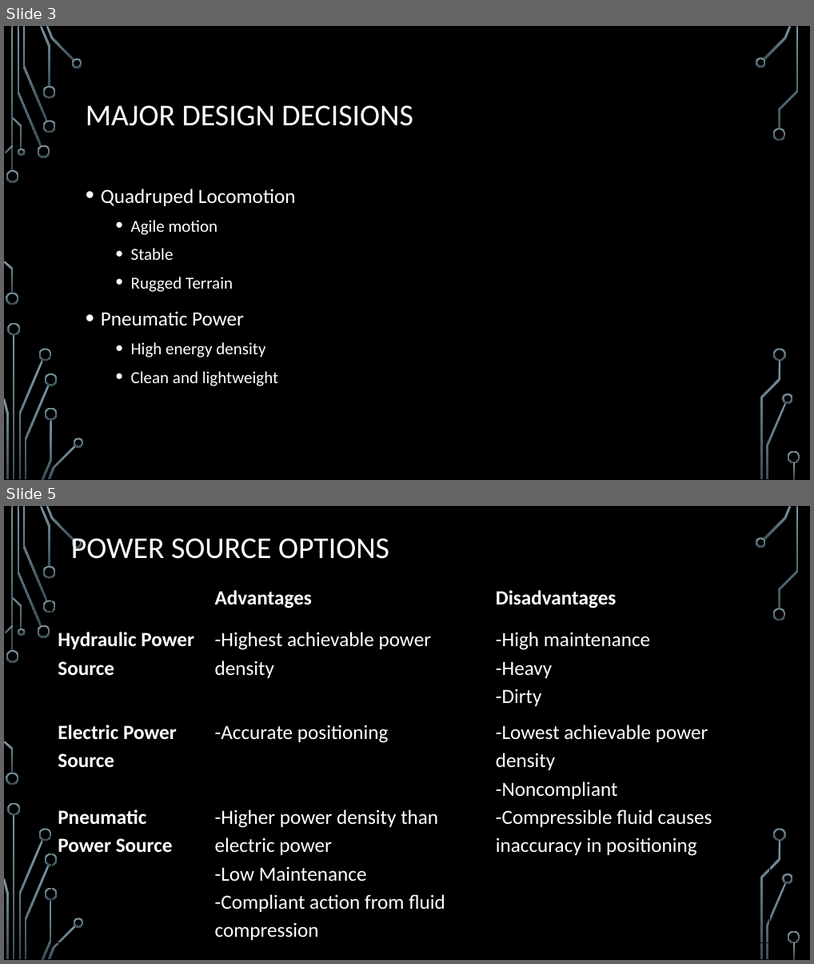
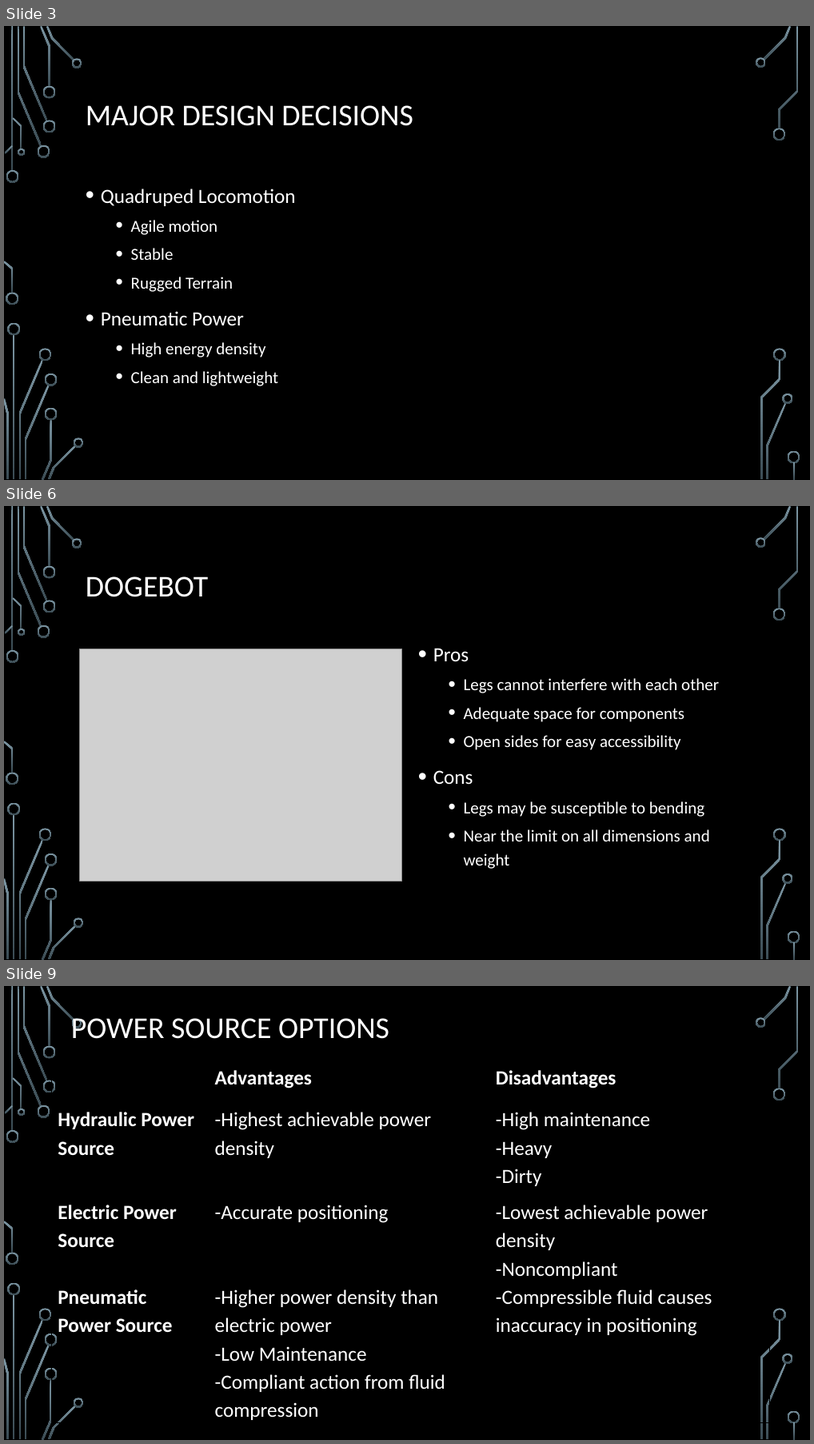
Before and after one commit to Logiant/AgileRoboticControls, a slide deck: Documentation/Presentation/Design Powerpoint.pptx. Shown one above the other, each under a label of ours: slides 3 and 5 before the commit, slides 3, 6 and 9 after it; the slides between them are not shown. The pictures are 814x964 and 814x1444 pixels, drawn with LibreOffice and Linux fonts; fonts in the diff are those of the drawing; grey boxes stand for pictures; background and template pictures are left out. Boxes give left, top, right and bottom in pixels: in the first picture for what was removed or moved away, otherwise in the second. Text is boxed around its words. In the diff, an @@ line names an element or a change of style, - is before the commit and + after.

```diff
--- a/Documentation/Presentation/Design Powerpoint.pptx
+++ b/Documentation/Presentation/Design Powerpoint.pptx
@@ slide 6 added at (x1=4, y1=506, x2=810, y2=960), background picture (left out); not listed: 36 template elements that a slide beside it also shows @@
@@ title added at (x1=86, y1=576, x2=208, y2=597), 36 pt, text #FFFFFF @@
+DOGEBOT
@@ picture added at (x1=80, y1=648, x2=402, y2=880) @@
@@ text added at (x1=434, y1=648, x2=719, y2=868), 20 pt, text #FFFFFF @@
+• Pros
+  • Legs cannot interfere with each other
+  • Adequate space for components
+  • Open sides for easy accessibility
+• Cons
+  • Legs may be susceptible to bending
+  • Near the limit on all dimensions and weight
@@ what was slide 5 is now slide 9 @@
```
Also in this commit, not shown: 1 slide changed, 3 other slides added.
